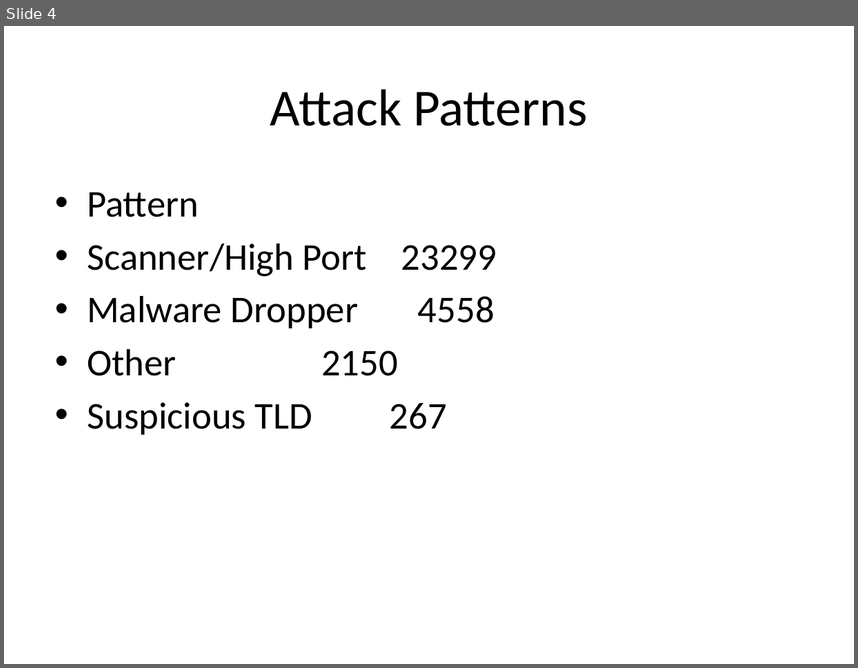
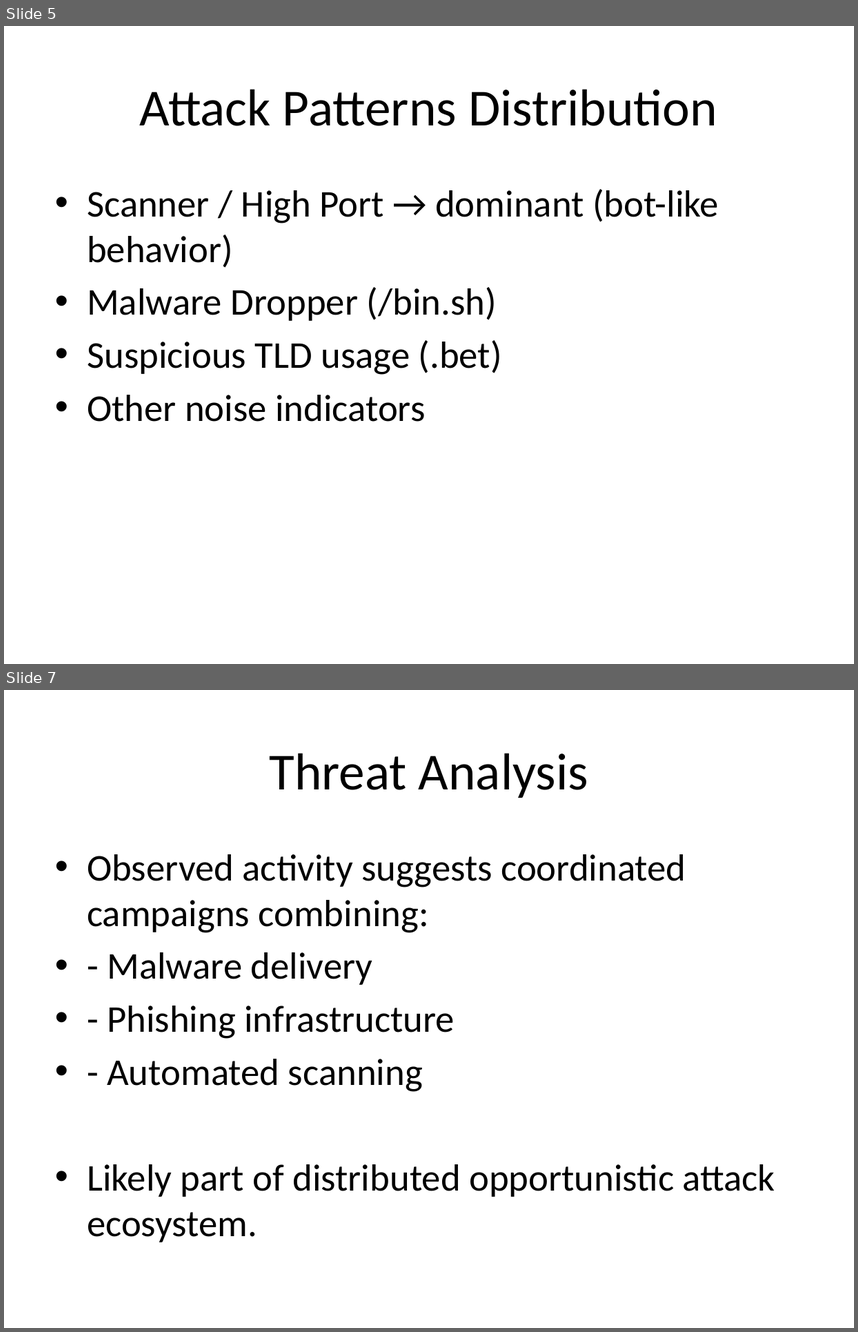
Before and after one commit to airlangga2403/tech-test-zentara, a slide deck: windows-x64/detect-eng-technical-test-windows-x64/threat-intel/Airlangga_ThreatIntel_Report_March2026.pptx. Shown one above the other, each under a label of ours: slide 4 before the commit, slides 5 and 7 after it; the slides between them are not shown. The pictures are 858x668 and 858x1332 pixels, drawn with LibreOffice and Linux fonts; fonts in the diff are those of the drawing. Boxes give left, top, right and bottom in pixels: in the first picture for what was removed or moved away, otherwise in the second. Text is boxed around its words. In the diff, an @@ line names an element or a change of style, - is before the commit and + after.

```diff
--- a/windows-x64/detect-eng-technical-test-windows-x64/threat-intel/Airlangga_ThreatIntel_Report_March2026.pptx
+++ b/windows-x64/detect-eng-technical-test-windows-x64/threat-intel/Airlangga_ThreatIntel_Report_March2026.pptx
@@ slide 7 added at bbox=[4, 690, 854, 1328], background #FFFFFF @@
@@ title added at bbox=[269, 753, 588, 798], 44 pt, text #000000 @@
+Threat Analysis
@@ text added at bbox=[87, 854, 775, 1242], 32 pt, text #000000 @@
+• Observed activity suggests coordinated campaigns combining:
+• - Malware delivery
+• - Phishing infrastructure
+• - Automated scanning
+• Likely part of distributed opportunistic attack ecosystem.
@@ what was slide 4 is now slide 5 @@
@@ slide 5 changed as well @@
@@ title at bbox=[139, 89, 717, 126]: text changed @@
-Attack Patterns
+Attack Patterns Distribution
@@ text at bbox=[87, 189, 719, 421]: text changed @@
-• Pattern
-• Scanner/High Port 23299
-• Malware Dropper 4558
-• Other 2150
-• Suspicious TLD 267
+• Scanner / High Port → dominant (bot-like behavior)
+• Malware Dropper (/bin.sh)
+• Suspicious TLD usage (.bet)
+• Other noise indicators
```
Also in this commit, not shown: 5 other slides changed, 2 other slides added, 1 slide removed, 1 other file.
